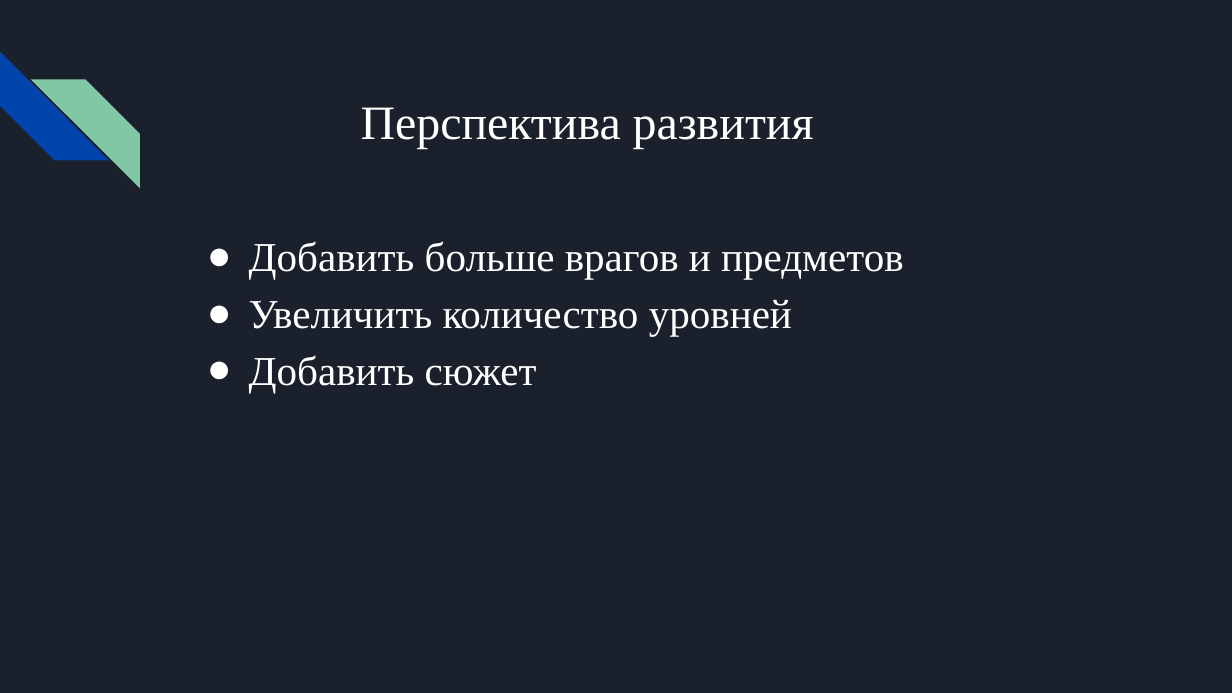
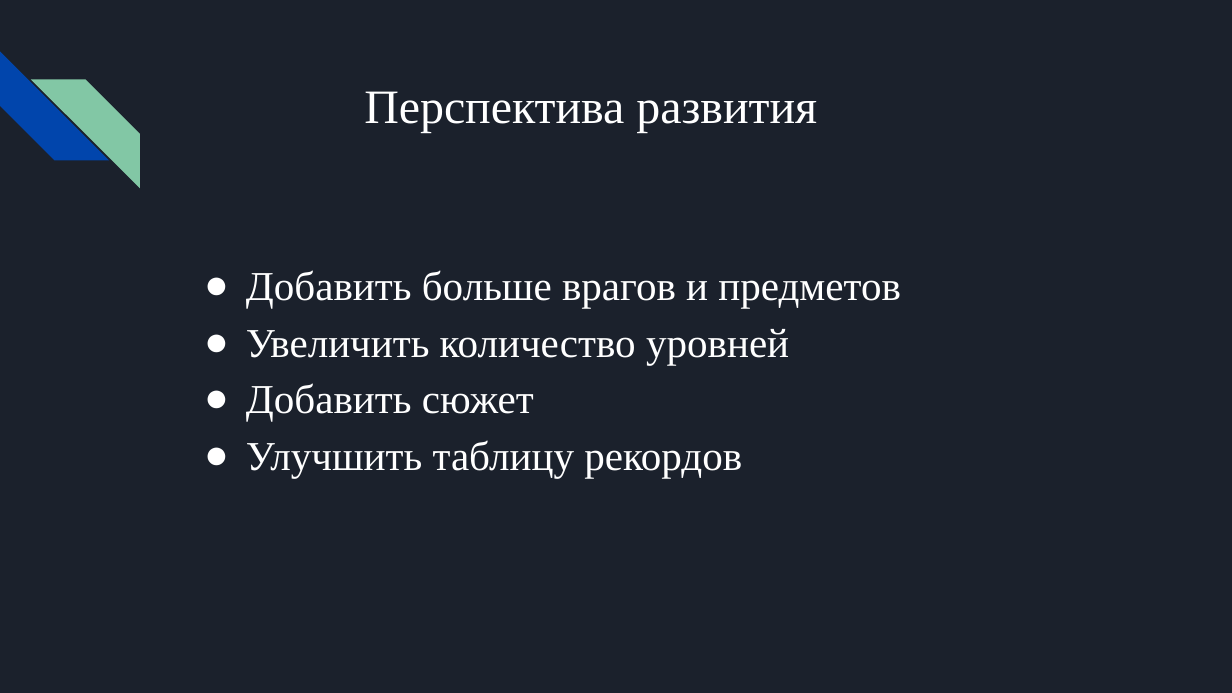
Before and after one commit to ShpakovskiVyacheslav/Arcade-project, a slide deck: slide 7 of documentation/Fish Hunter.pptx (slide 8 before the commit). Drawn at 1232x693 pixels with LibreOffice and Linux fonts; fonts in the diff are those of the drawing. Boxes give left, top, right and bottom in pixels: in the first picture for what was removed or moved away, otherwise in the second. Text is boxed around its words. In the diff, an @@ line names an element or a change of style, - is before the commit and + after.

```diff
--- a/documentation/Fish Hunter.pptx
+++ b/documentation/Fish Hunter.pptx
@@ title "Перспектива развития": place and size @@
-title "Перспектива развития" at [361, 107, 814, 149]
+title "Перспектива развития" at [364, 91, 817, 133]
@@ text "Добавить больше врагов и предметов": place and size @@
-text "Добавить больше врагов и предметов" at [249, 241, 904, 393]
+text "Добавить больше врагов и предметов" at [246, 270, 901, 478]
@@ text at [246, 440, 742, 478]: paragraph added @@
+● Улучшить таблицу рекордов
```
Also in this commit, not shown: 4 other slides changed.
